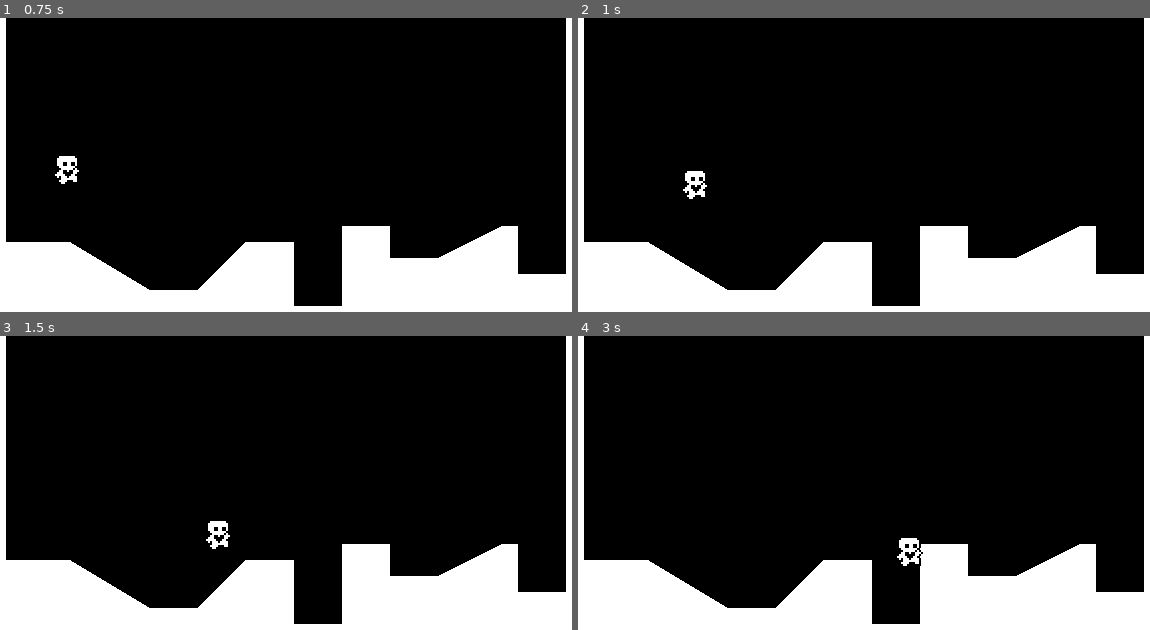
Above: before the commit, frames 1-4 (two rows, left to right).
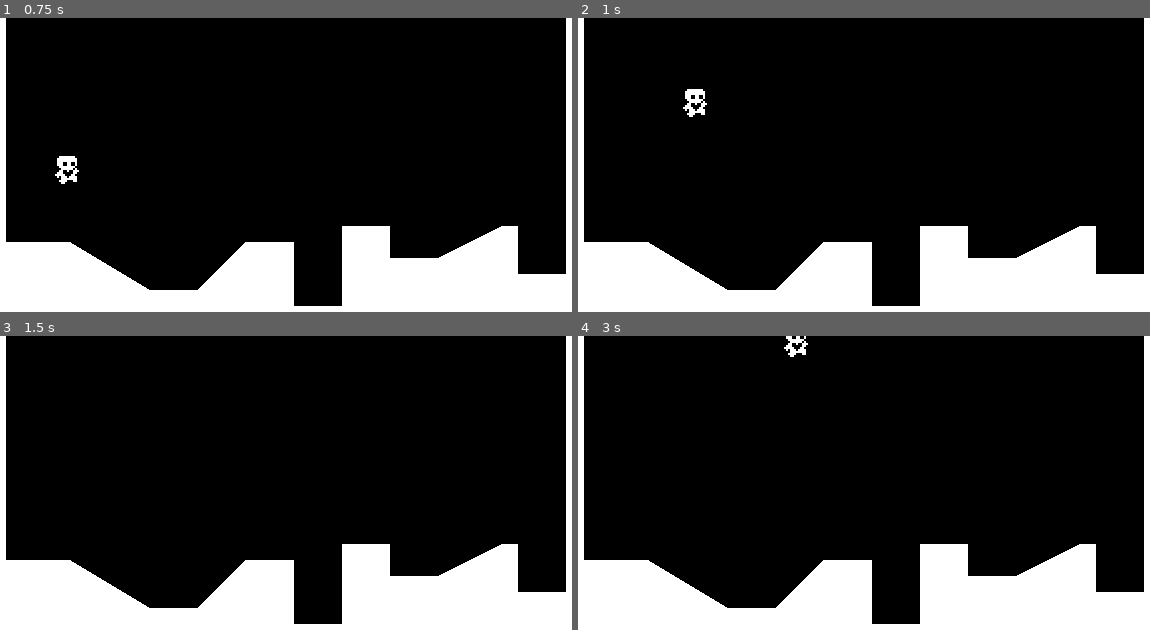
Above: after the commit, the same moments.

Repository: peeryo/Heart-Platformer
Game: Godot game, scene res://world.tscn
The game is run twice, just before and just after one commit, with the same random seed, the same clock (stepped at 60 frames per second) and the same inputs.
Inputs:
- Up to frame 1 (0.75 s): tap Enter at 0.5 s; hold Right (ui_right) from 0.53 s (still down); tap Up (ui_up) at 0.6 s
- Up to frame 2 (1 s): keep holding Right (ui_right); tap Up (ui_up) at 0.77 s
- Up to frame 3 (1.5 s): keep holding Right (ui_right); tap Up (ui_up) at 1.07, 1.35 s
- Up to frame 4 (3 s): tap Up (ui_up) at 1.52, 1.82, 2.1, 2.85 s; release Right (ui_right) at 2.03 s; hold Left (ui_left) 2.03-2.78 s; tap Space at 2.75 s; hold Right (ui_right) from 2.78 s (still down)

Frame 1 is identical in both runs. In frame 2, 0.5% of the frame differs, in the area x 18-23%, y 24-62%; in frame 3, 0.2%; in frame 4, 0.4%.

Commit message:
Video 3 completed
custom resources for player movement data

Diff:
--- /dev/null
+++ b/DefaultMovementData.tres
@@ -0,0 +1,12 @@
+[gd_resource type="Resource" script_class="PlayerMovementData" load_steps=2 format=3 uid="uid://ebdgrha7htfh"]
+
+[ext_resource type="Script" path="res://PlayerMovementData.gd" id="1_ui83r"]
+
+[resource]
+script = ExtResource("1_ui83r")
+speed = 100.0
+acceleration = 800.0
+friction = 1000.0
+jump_velocity = -300.0
+gravity_scale = 1.0
+air_resistance = 200.0
--- /dev/null
+++ b/FasterMovementData.tres
@@ -0,0 +1,10 @@
+[gd_resource type="Resource" script_class="PlayerMovementData" load_steps=2 format=3 uid="uid://dfbt2ox0rewoy"]
+
+[ext_resource type="Script" path="res://PlayerMovementData.gd" id="1_h2xc1"]
+
+[resource]
+script = ExtResource("1_h2xc1")
+speed = 120.0
+acceleration = 1000.0
+friction = 1000.0
+jump_velocity = -350.0
--- /dev/null
+++ b/PlayerMovementData.gd
@@ -0,0 +1,10 @@
+class_name PlayerMovementData
+
+extends Resource
+
+@export var speed = 100.0
+@export var acceleration = 800.0
+@export var friction = 1000.0
+@export var jump_velocity = -300.0
+@export var gravity_scale = 1.0
+@export var air_resistance = 200.0
--- /dev/null
+++ b/SlowerMovementData.tres
@@ -0,0 +1,11 @@
+[gd_resource type="Resource" script_class="PlayerMovementData" load_steps=2 format=3 uid="uid://dy34fpogef38s"]
+
+[ext_resource type="Script" path="res://PlayerMovementData.gd" id="1_c3tbd"]
+
+[resource]
+script = ExtResource("1_c3tbd")
+speed = 50.0
+acceleration = 600.0
+friction = 800.0
+jump_velocity = -250.0
+gravity_scale = 0.5
--- a/player.gd
+++ b/player.gd
@@ -1,14 +1,12 @@
 extends CharacterBody2D
 
 
-const SPEED = 100.0
-const ACCELERATION = 800.0
-const FRICTION = 1000.0
-const JUMP_VELOCITY = -300.0
+@export var movement_data : PlayerMovementData
 
 # Get the gravity from the project settings to be synced with RigidBody nodes.
 var gravity = ProjectSettings.get_setting("physics/2d/default_gravity")
 @onready var animated_sprite_2d = $AnimatedSprite2D
+@onready var coyote_jump_timer = $CoyoteJumpTimer
 
 
 func _physics_process(delta):
@@ -17,28 +15,38 @@
 	var input_axis = Input.get_axis("ui_left", "ui_right")
 	handle_acceleration(input_axis, delta)
 	apply_friction(input_axis, delta)
+	apply_air_resistance(input_axis, delta)
 	update_animations(input_axis)
+	var was_on_floor = is_on_floor()
+
 	move_and_slide()
+	var just_left_ledge = was_on_floor and not is_on_floor() and velocity.y >= 0
+	if just_left_ledge:
+		coyote_jump_timer.start()
 
 func apply_gravity(delta):
 	if not is_on_floor():
-		velocity.y += gravity * delta
+		velocity.y += gravity * movement_data.gravity_scale * delta
 
 func handle_jump():
-	if is_on_floor():
+	if is_on_floor or coyote_jump_timer.time_left > 0.0:
 		if Input.is_action_just_pressed("ui_up"):
-			velocity.y = JUMP_VELOCITY
-	else:
-		if Input.is_action_just_released("ui_up") and velocity.y < JUMP_VELOCITY / 2:
-			velocity.y = JUMP_VELOCITY / 2
+			velocity.y = movement_data.jump_velocity
+	if not is_on_floor():
+		if Input.is_action_just_released("ui_up") and velocity.y < movement_data.jump_velocity / 2:
+			velocity.y = movement_data.jump_velocity / 2
 
 func handle_acceleration(input_axis, delta):
 	if input_axis != 0:
-		velocity.x = move_toward(velocity.x, SPEED * input_axis, ACCELERATION * delta)
+		velocity.x = move_toward(velocity.x, movement_data.speed * input_axis, movement_data.acceleration * delta)
 
 func apply_friction(input_axis, delta):
-	if input_axis == 0:
-		velocity.x = move_toward(velocity.x, 0, FRICTION * delta)
+	if input_axis == 0 and is_on_floor():
+		velocity.x = move_toward(velocity.x, 0, movement_data.friction * delta)
+
+func apply_air_resistance(input_axis, delta):
+	if input_axis == 0 and not is_on_floor():
+		velocity.x = move_toward(velocity.x, 0, movement_data.air_resistance * delta)
 
 func update_animations(input_axis):
 	if input_axis != 0:
--- a/player.tscn
+++ b/player.tscn
@@ -1,7 +1,8 @@
-[gd_scene load_steps=13 format=3 uid="uid://bc61xqw1tbjgc"]
+[gd_scene load_steps=14 format=3 uid="uid://bc61xqw1tbjgc"]
 
 [ext_resource type="Script" path="res://player.gd" id="1_am7uj"]
 [ext_resource type="Texture2D" uid="uid://b26udwr33no37" path="res://player.png" id="2_cjkr1"]
+[ext_resource type="Resource" uid="uid://ebdgrha7htfh" path="res://DefaultMovementData.tres" id="2_jtcvw"]
 
 [sub_resource type="AtlasTexture" id="AtlasTexture_h3idv"]
 atlas = ExtResource("2_cjkr1")
@@ -82,8 +83,9 @@
 
 [node name="Player" type="CharacterBody2D"]
 floor_constant_speed = true
-floor_snap_length = 2.0
+floor_snap_length = 3.0
 script = ExtResource("1_am7uj")
+movement_data = ExtResource("2_jtcvw")
 
 [node name="AnimatedSprite2D" type="AnimatedSprite2D" parent="."]
 position = Vector2(0, -10)
@@ -93,3 +95,7 @@
 [node name="CollisionShape2D" type="CollisionShape2D" parent="."]
 position = Vector2(0, -7)
 shape = SubResource("RectangleShape2D_sl5kn")
+
+[node name="CoyoteJumpTimer" type="Timer" parent="."]
+wait_time = 0.15
+one_shot = true
